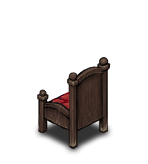
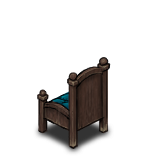
Before/after of a 148x164 layered artwork. What changed in the layer stack:
hid group "Coloring" (13 layers) over 50, 91, 70, 110
